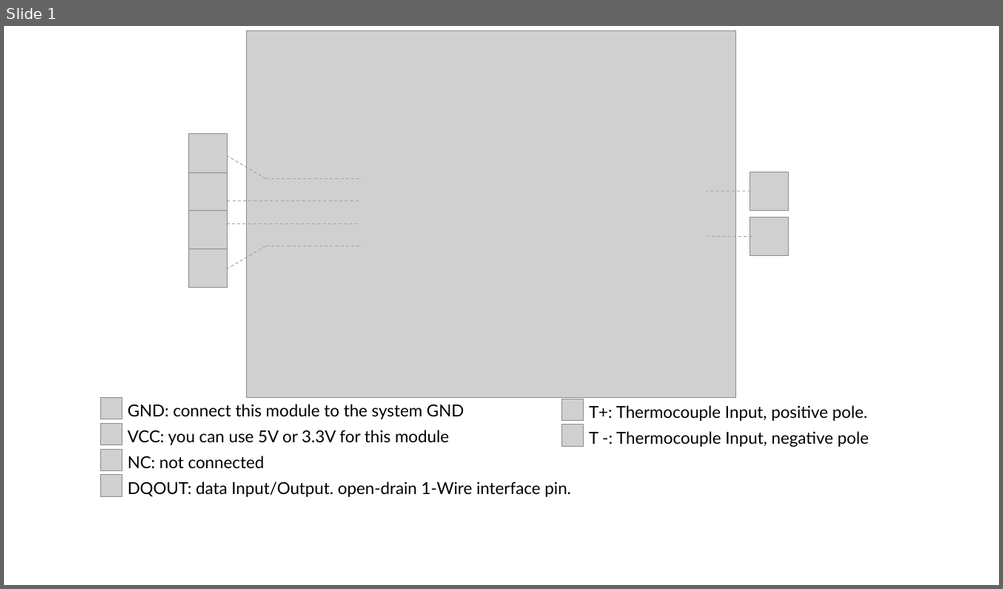
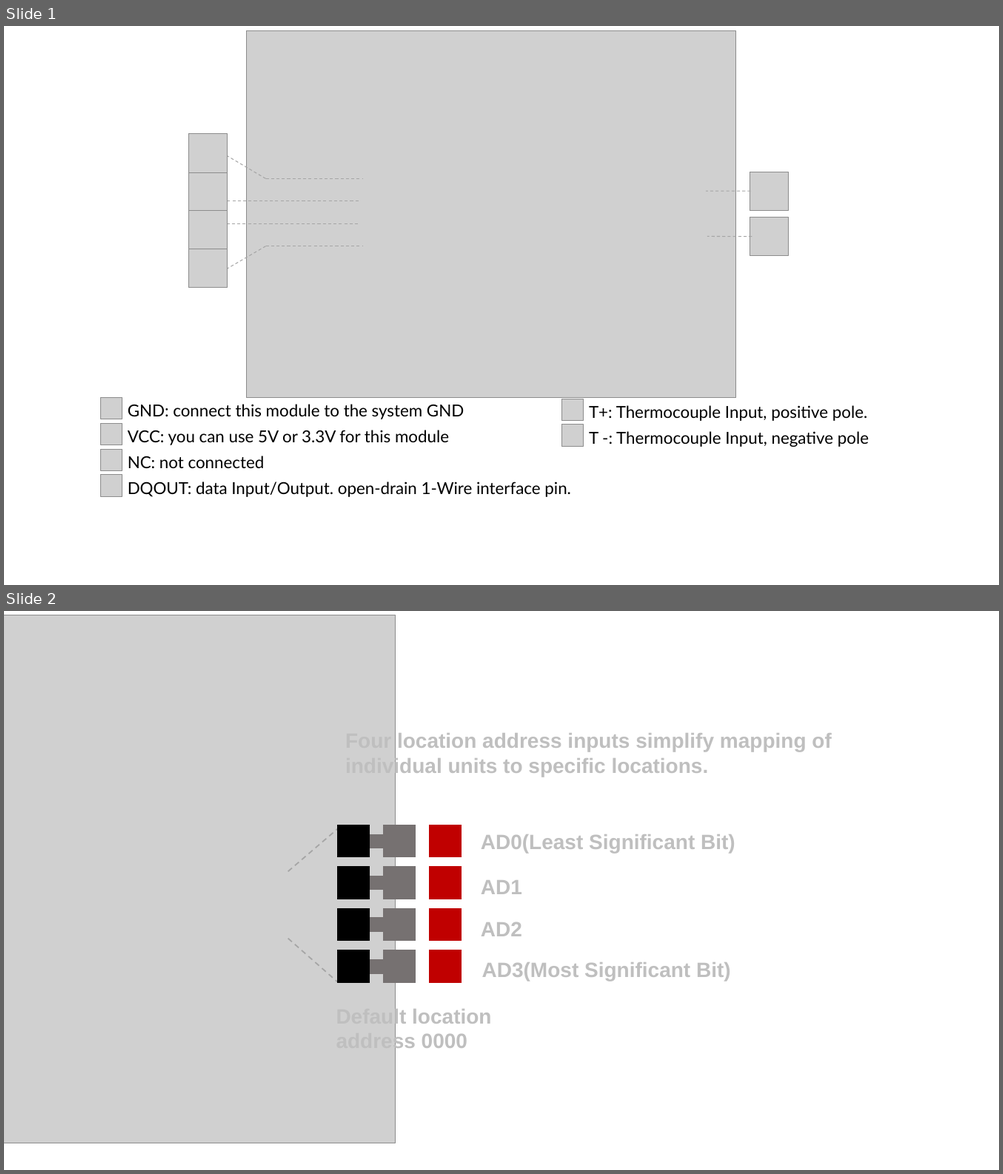
Before and after one commit to SeeedDocument/Grove-1_Wire_Themocouple_Amplifier-MAX31850K, a slide deck: img/pin_map.pptx. Shown one above the other, each under a label of ours: slide 1 before the commit, slides 1 and 2 after it. The pictures are 1003x589 and 1003x1174 pixels, drawn with LibreOffice and Linux fonts; fonts in the diff are those of the drawing; grey boxes stand for pictures. Boxes give left, top, right and bottom in pixels: in the first picture for what was removed or moved away, otherwise in the second. Text is boxed around its words. In the diff, an @@ line names an element or a change of style, - is before the commit and + after.

```diff
--- a/img/pin_map.pptx
+++ b/img/pin_map.pptx
@@ slide 2 added at box(4, 611, 999, 1170), background #FFFFFF @@
@@ picture added at box(4, 615, 395, 1143) @@
@@ text added at box(345, 733, 831, 777), 20 pt, text #BFBFBF, bold @@
+Four location address inputs simplify mapping of
+individual units to specific locations.
@@ line added from (288, 871) to (338, 829), #A5A5A5 1.25 pt dashed @@
@@ rectangle added at box(338, 825, 370, 857), fill #000000, outline #000000 1 pt @@
@@ rectangle added at box(384, 825, 415, 857), fill #767171, outline #767171 1 pt @@
@@ rectangle added at box(430, 825, 461, 857), fill #C00000, outline #C00000 1 pt @@
@@ rectangle added at box(367, 834, 393, 849), fill #767171, outline #767171 1 pt @@
@@ text added at box(481, 834, 735, 853), 20 pt, text #BFBFBF, bold @@
+AD0(Least Significant Bit)
@@ rectangle added at box(338, 867, 370, 899), fill #000000, outline #000000 1 pt @@
@@ rectangle added at box(364, 877, 390, 890), fill #767171, outline #767171 1 pt @@
@@ rectangle added at box(384, 867, 415, 899), fill #767171, outline #767171 1 pt @@
@@ rectangle added at box(430, 867, 461, 899), fill #C00000, outline #C00000 1 pt @@
@@ text added at box(481, 880, 522, 894), 20 pt, text #BFBFBF, bold @@
+AD1
@@ rectangle added at box(338, 908, 370, 941), fill #000000, outline #000000 1 pt @@
@@ rectangle added at box(367, 918, 392, 932), fill #767171, outline #767171 1 pt @@
@@ rectangle added at box(384, 908, 415, 941), fill #767171, outline #767171 1 pt @@
@@ rectangle added at box(430, 908, 461, 941), fill #C00000, outline #C00000 1 pt @@
@@ line added from (288, 939) to (338, 982), #A5A5A5 1.25 pt dashed @@
@@ text added at box(481, 923, 522, 937), 20 pt, text #BFBFBF, bold @@
+AD2
@@ rectangle added at box(338, 951, 370, 982), fill #000000, outline #000000 1 pt @@
@@ rectangle added at box(369, 960, 395, 974), fill #767171, outline #767171 1 pt @@
@@ rectangle added at box(384, 951, 415, 982), fill #767171, outline #767171 1 pt @@
@@ rectangle added at box(430, 951, 461, 982), fill #C00000, outline #C00000 1 pt @@
@@ text added at box(482, 963, 731, 981), 20 pt, text #BFBFBF, bold @@
+AD3(Most Significant Bit)
@@ text added at box(336, 1008, 491, 1053), 20 pt, text #BFBFBF, bold @@
+Default location address 0000
```
Also in this commit, not shown: 1 slide changed, 2 other slides added, 1 slide removed, 5 other files.
